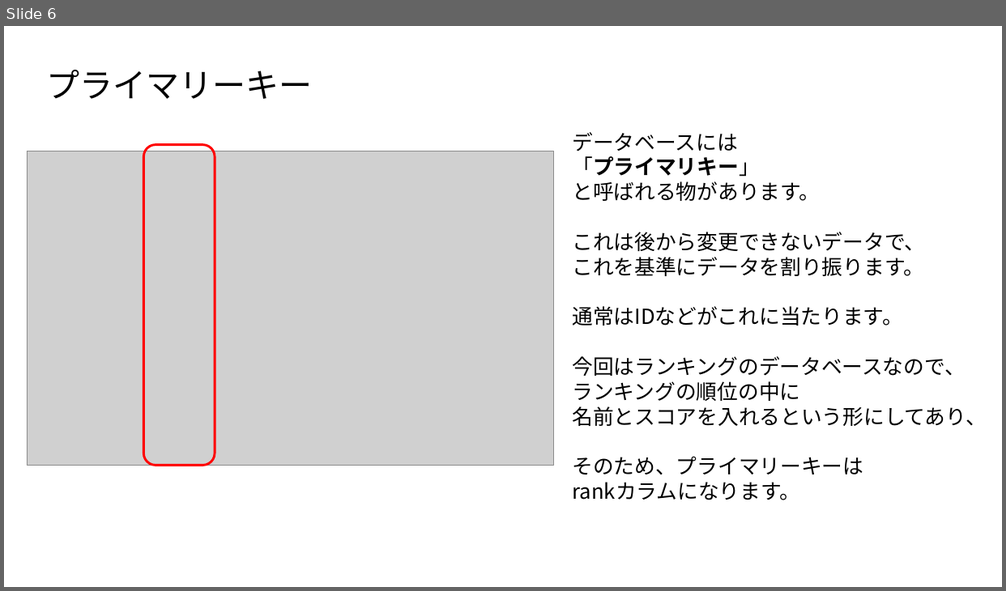
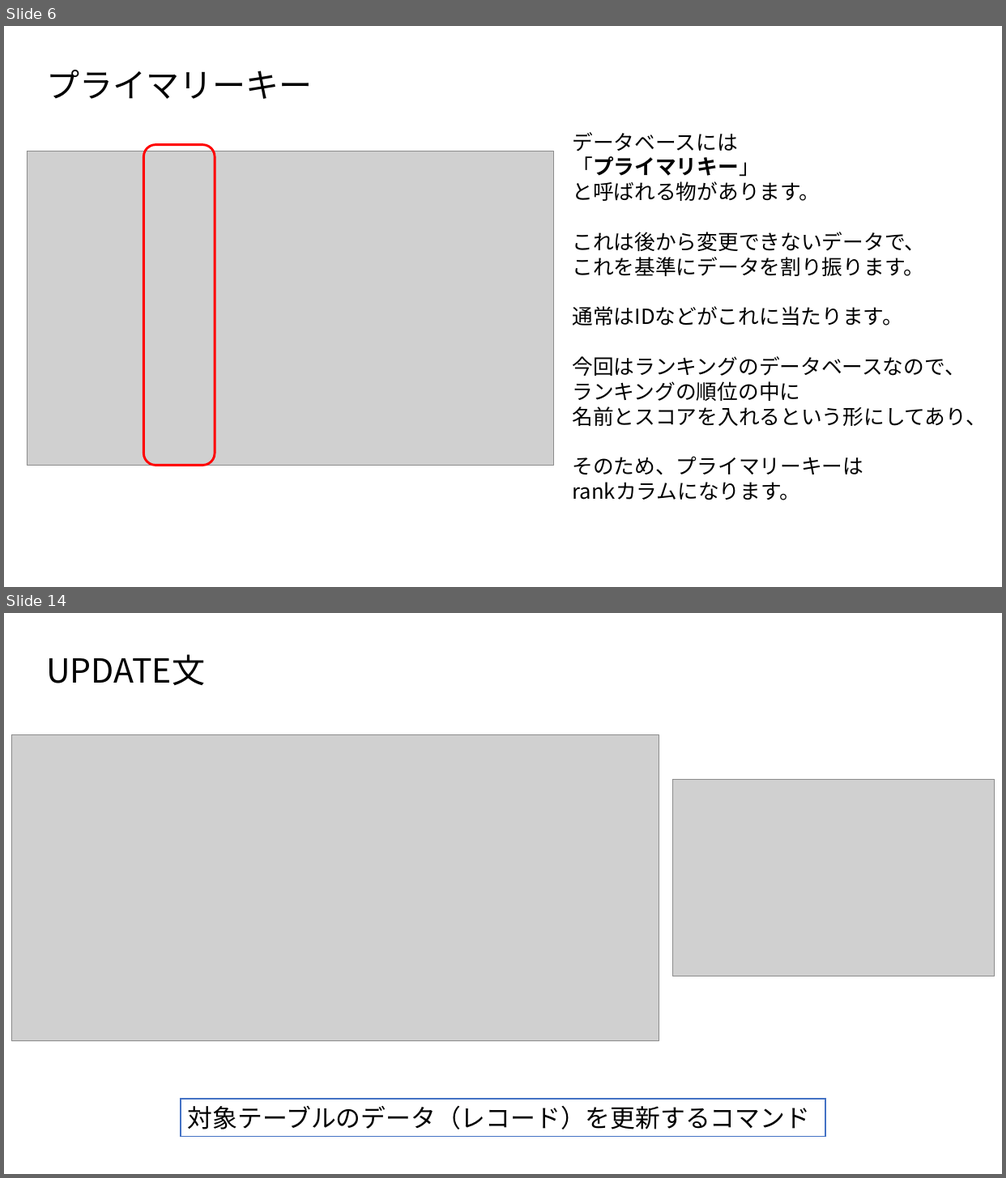
Before and after one commit to MahiroCreative/GameEngineFor2022, a slide deck: 2.SecondSemester/2.ネットワーク通信_データベースの基本.pptx. Shown one above the other, each under a label of ours: slide 6 before the commit, slides 6 and 14 after it; the slides between them are not shown. The pictures are 1006x591 and 1006x1178 pixels, drawn with LibreOffice and Linux fonts; fonts in the diff are those of the drawing; grey boxes stand for pictures. Boxes give left, top, right and bottom in pixels: in the first picture for what was removed or moved away, otherwise in the second. Text is boxed around its words. In the diff, an @@ line names an element or a change of style, - is before the commit and + after.

```diff
--- a/2.SecondSemester/2.ネットワーク通信_データベースの基本.pptx
+++ b/2.SecondSemester/2.ネットワーク通信_データベースの基本.pptx
@@ slide 14 added at [4, 613, 1002, 1174], background #FFFFFF @@
@@ title added at [46, 654, 205, 685], 32 pt, text #000000 @@
+UPDATE文
@@ picture added at [11, 735, 660, 1041] @@
@@ picture added at [672, 779, 995, 976] @@
@@ rectangle added at [181, 1099, 826, 1136], fill #FFFFFF, outline #4472C4 1 pt, 24 pt, text #000000 @@
+対象テーブルのデータ（レコード）を更新するコマンド
```
Also in this commit, not shown: 4 slides changed, 6 other slides added.
